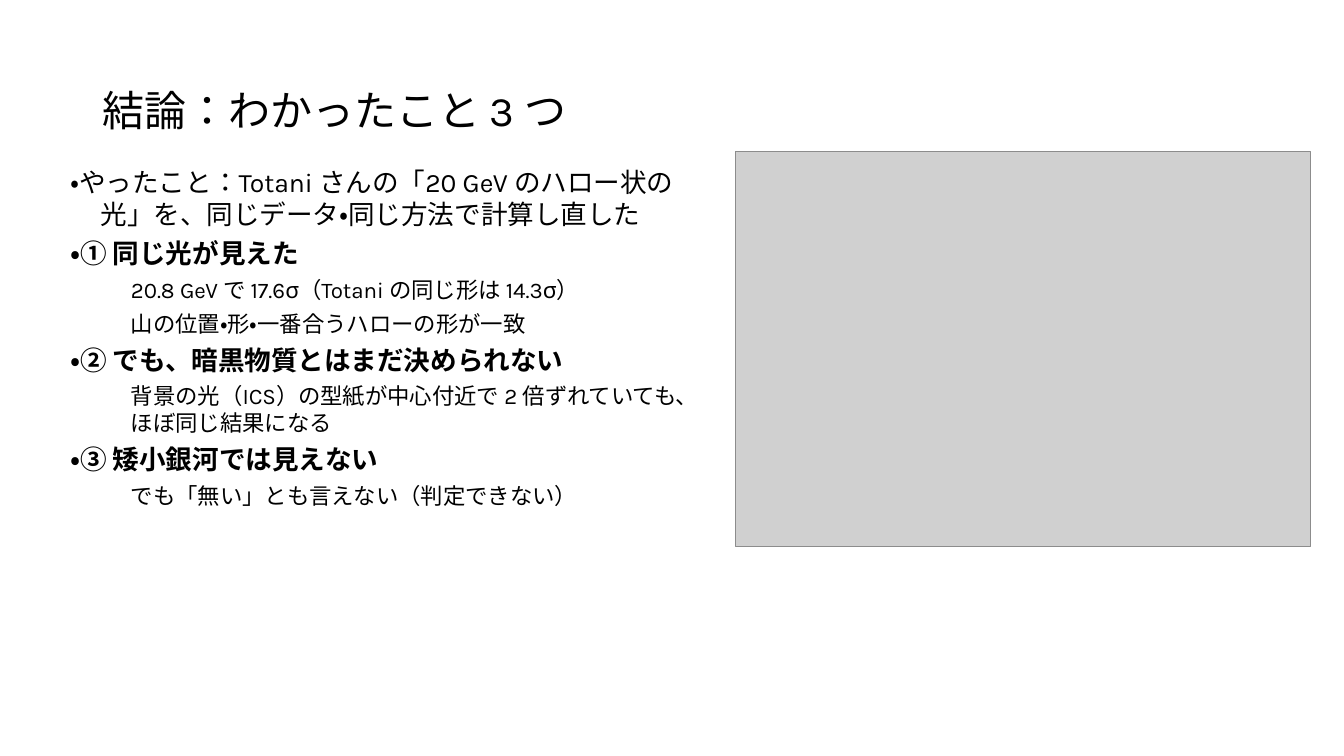
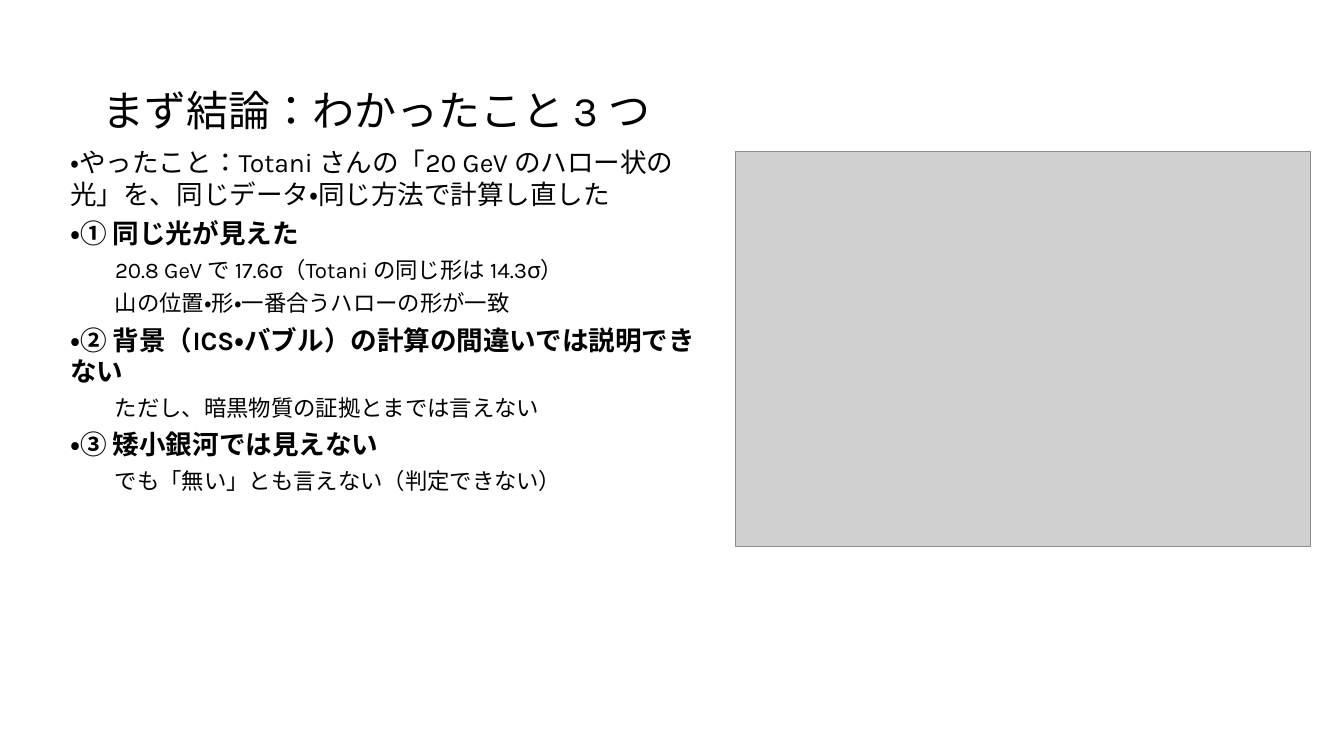
Before and after one commit to Mikann20041029/darkmatter-slides, a slide deck: slide 2 of slides/2026-10-09_研究報告_10枚版.pptx. Drawn at 1344x756 pixels with LibreOffice and Linux fonts; fonts in the diff are those of the drawing; grey boxes stand for pictures. Boxes give left, top, right and bottom in pixels: in the first picture for what was removed or moved away, otherwise in the second. Text is boxed around its words. In the diff, an @@ line names an element or a change of style, - is before the commit and + after.

```diff
--- a/slides/2026-10-09_研究報告_10枚版.pptx
+++ b/slides/2026-10-09_研究報告_10枚版.pptx
@@ title at (x1=102, y1=90, x2=651, y2=130): text changed @@
-結論：わかったこと 3 つ
+まず結論：わかったこと 3 つ
@@ text "・やったこと：Totani さんの「20 GeV のハロー状の光」を、同じデータ・同じ方法で計算し直した" moved from (x1=70, y1=169, x2=698, y2=506) to (x1=70, y1=149, x2=695, y2=491) @@
@@ text at (x1=70, y1=149, x2=673, y2=491): indent changed @@
@@ text at (x1=70, y1=327, x2=695, y2=418): text changed; size 16 to 19 pt; bold on @@
-・② でも、暗黒物質とはまだ決められない
-背景の光（ICS）の型紙が中心付近で 2 倍ずれていても、ほぼ同じ結果になる
+・② 背景（ICS・バブル）の計算の間違いでは説明できない
+ただし、暗黒物質の証拠とまでは言えない
```
Also in this commit, not shown: 8 other slides changed.
